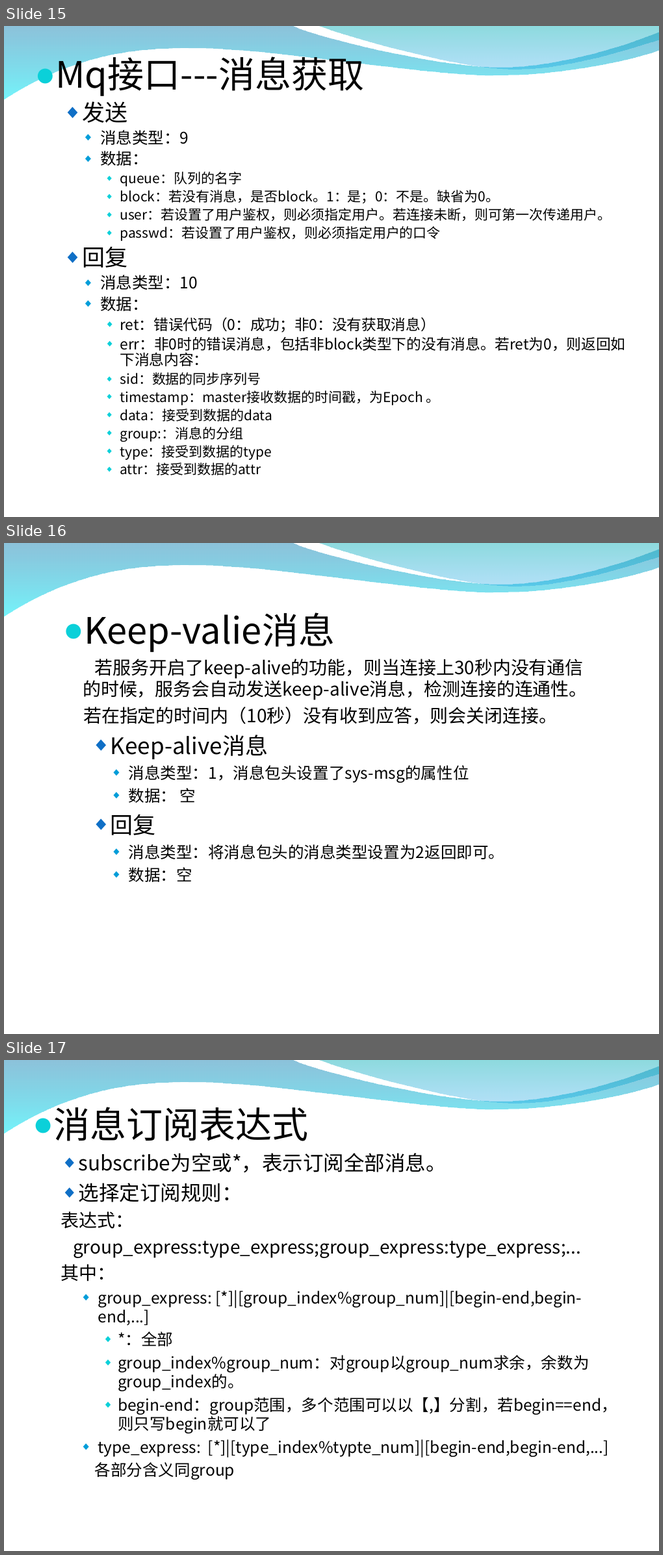
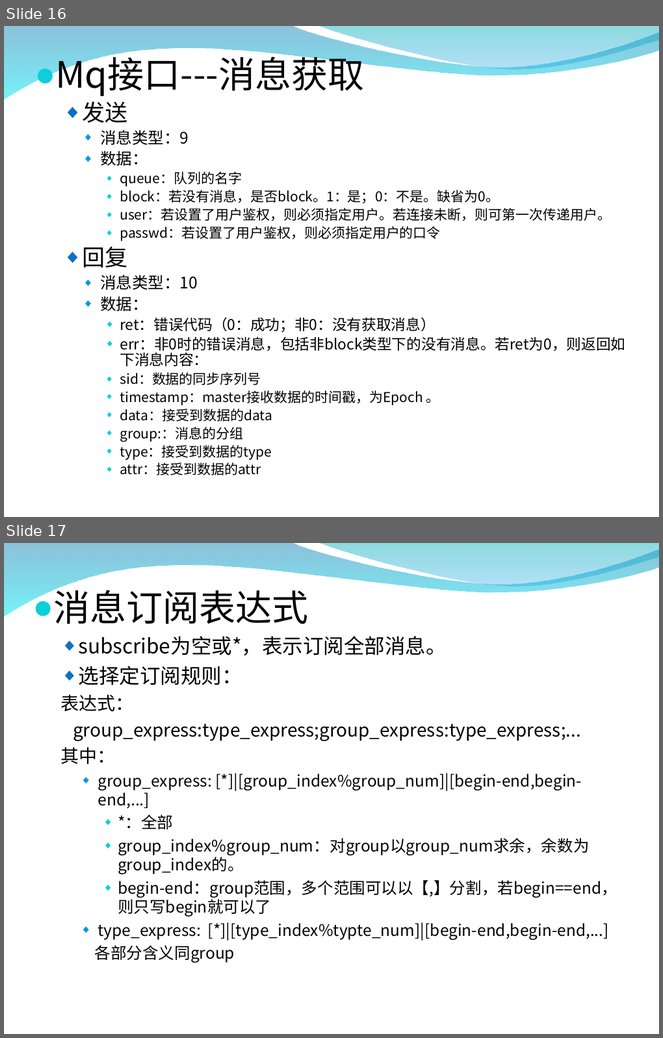
Before and after one commit to zxf1864/cwinux-mq, a slide deck: mq/doc/introduce.ppt. Shown one above the other, each under a label of ours: slides 15, 16 and 17 before the commit, slides 16 and 17 after it. The pictures are 663x1555 and 663x1038 pixels, drawn with LibreOffice and Linux fonts; fonts in the diff are those of the drawing; background and template pictures are left out. Boxes give left, top, right and bottom in pixels: in the first picture for what was removed or moved away, otherwise in the second. Text is boxed around its words. In the diff, an @@ line names an element or a change of style, - is before the commit and + after.

```diff
--- a/mq/doc/introduce.ppt
+++ b/mq/doc/introduce.ppt
@@ slide 16 removed at <box>4,543,659,1034</box>, background picture (left out); not listed: 2 template elements that a slide beside it also shows @@
@@ text removed at <box>83,613,588,882</box> @@
-● Keep-valie消息
-若服务开启了keep-alive的功能，则当连接上30秒内没有通信的时候，服务会自动发送keep-alive消息，检测连接的连通性。
-若在指定的时间内（10秒）没有收到应答，则会关闭连接。
-  ◆ Keep-alive消息
-    ◆ 消息类型：1，消息包头设置了sys-msg的属性位
-    ◆ 数据： 空
-  ◆ 回复
-    ◆ 消息类型：将消息包头的消息类型设置为2返回即可。
-    ◆ 数据：空
@@ what was slide 15 is now slide 16 @@
```
Also in this commit, not shown: 9 slides changed, 1 slide added, 3 other files.
